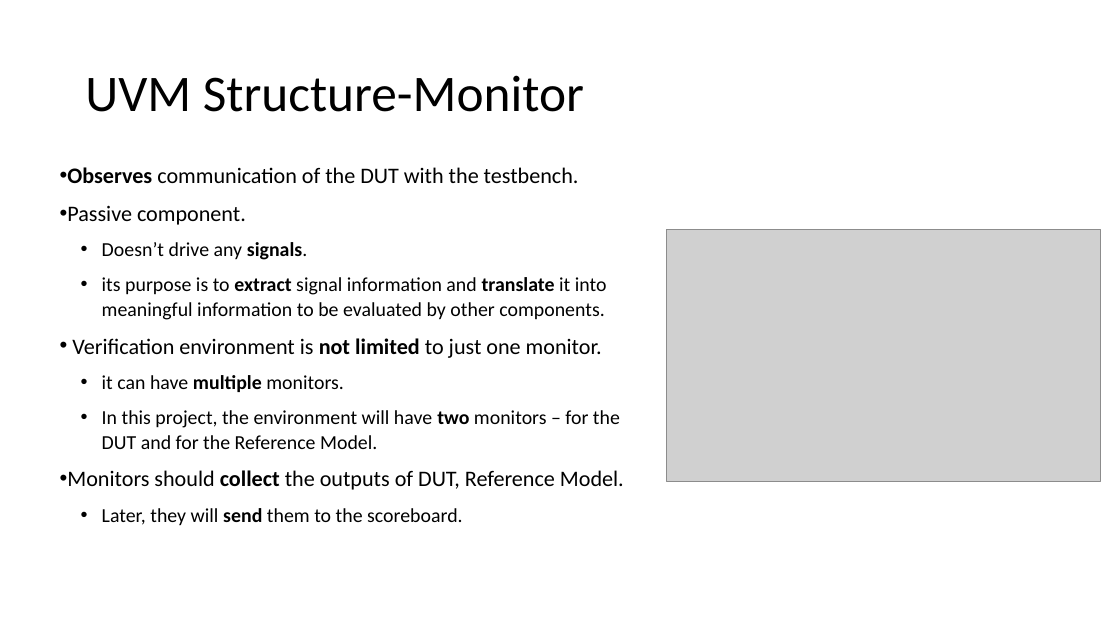
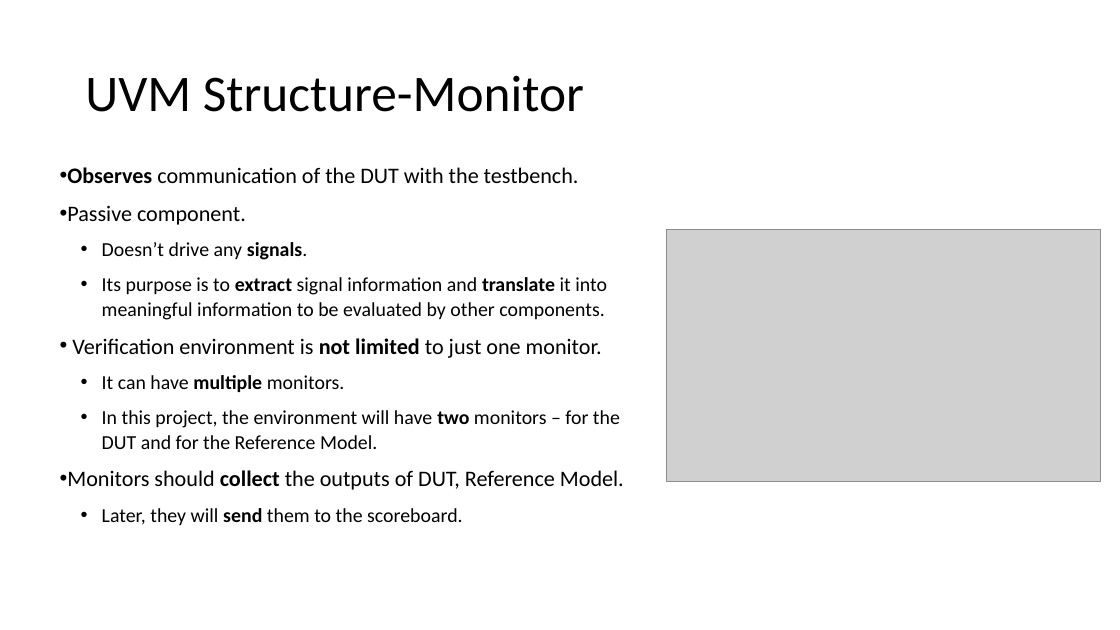
Before and after one commit to liotahuf/UVM_project, a slide deck: slide 11 of Final presentation 3.pptx. Drawn at 1120x630 pixels with LibreOffice and Linux fonts; fonts in the diff are those of the drawing; grey boxes stand for pictures. Boxes give left, top, right and bottom in pixels: in the first picture for what was removed or moved away, otherwise in the second. Text is boxed around its words. In the diff, an @@ line names an element or a change of style, - is before the commit and + after.

```diff
--- a/Final presentation 3.pptx
+++ b/Final presentation 3.pptx
@@ text at [102, 277, 607, 320]: text changed @@
-  • its purpose is to extract signal information and translate it into meaningful information to be evaluated by other components.
+  • Its purpose is to extract signal information and translate it into meaningful information to be evaluated by other components.
@@ text at [102, 375, 345, 392]: text changed @@
-  • it can have multiple monitors.
+  • It can have multiple monitors.
```
Also in this commit, not shown: 7 other slides changed.
